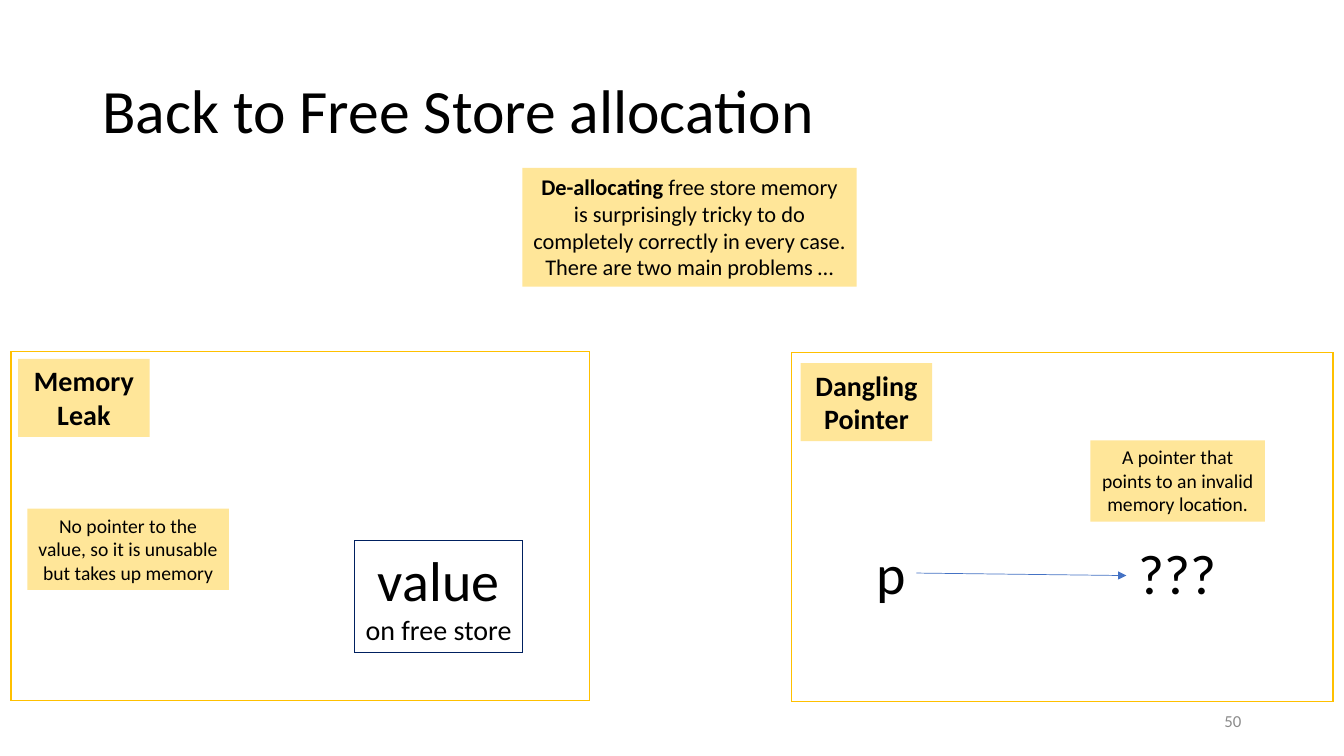
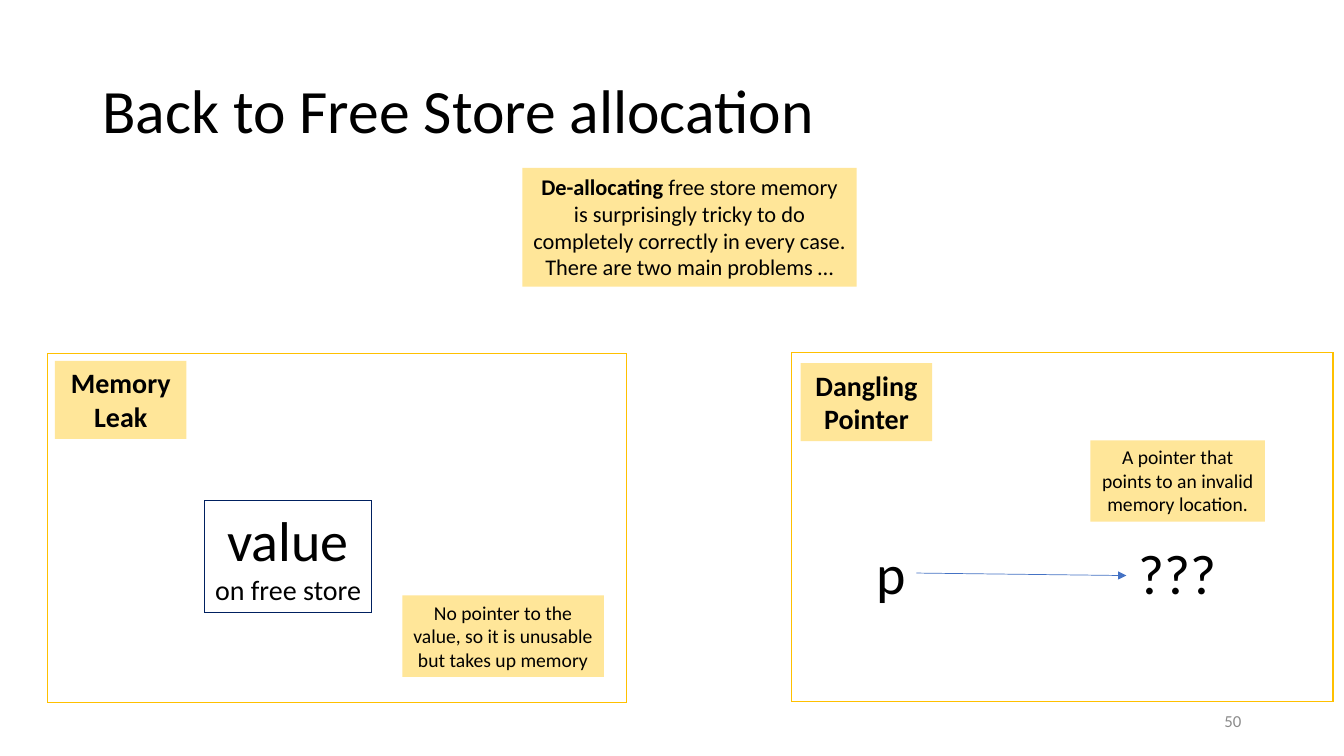
Before and after one commit to tjd1234/cmpt135spring2024, a slide deck: slide 50 of sample_code/week5/week5_cmpt135.pptx. Drawn at 1344x756 pixels with LibreOffice and Linux fonts; fonts in the diff are those of the drawing. Boxes give left, top, right and bottom in pixels: in the first picture for what was removed or moved away, otherwise in the second. Text is boxed around its words. In the diff, an @@ line names an element or a change of style, - is before the commit and + after.

```diff
--- a/sample_code/week5/week5_cmpt135.pptx
+++ b/sample_code/week5/week5_cmpt135.pptx
@@ rectangle: place and size @@
-rectangle at bbox=[11, 352, 590, 701]
+rectangle at bbox=[47, 354, 626, 703]
@@ rectangle "Memory Leak": place and size @@
-rectangle "Memory Leak" at bbox=[18, 359, 150, 437]
+rectangle "Memory Leak" at bbox=[55, 361, 188, 439]
@@ rectangle "value on free store": place and size @@
-rectangle "value on free store" at bbox=[355, 540, 522, 652]
+rectangle "value on free store" at bbox=[205, 500, 372, 612]
@@ rectangle "No pointer to the value, ...": place and size @@
-rectangle "No pointer to the value, ..." at bbox=[27, 509, 229, 591]
+rectangle "No pointer to the value, ..." at bbox=[402, 596, 604, 678]
```
Also in this commit, not shown: 39 other slides changed, 3 other files.
